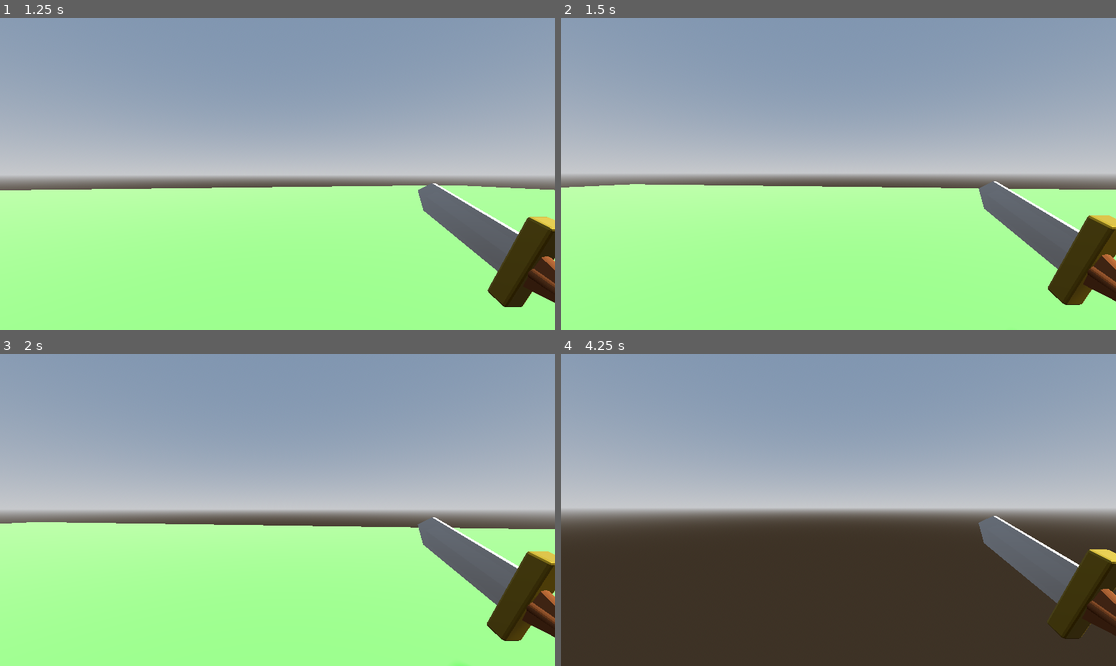
Above: before the commit, frames 1-4 (two rows, left to right).
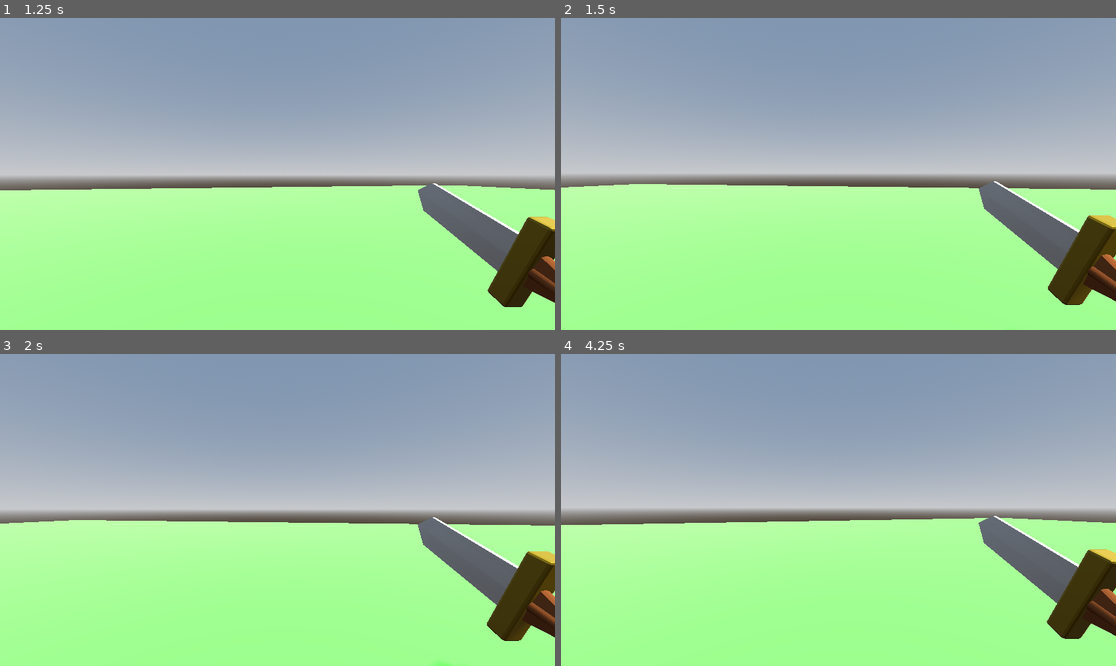
Above: after the commit, the same moments.

Repository: MrDragonMister/Raid_And_Rescue
Game: Godot game, scene res://node.tscn
Same seed, same stepped clock (60 frames per second), same inputs: the game is played once before the commit and once after it.
Inputs (mouse positions are in pixels of both pictures, inside the frame that each line leads up to):
- Up to frame 1 (1.25 s): tap Enter at 0.5 s; move the mouse to (305, 174) at 0.52 s; hold W (move_forwards) from 0.53 s (still down); hold Shift (crouch) from 0.53 s (still down); tap Space (jump) at 0.77 s
- Up to frame 2 (1.5 s): keep holding W (move_forwards); move the mouse to (810, 174) at 1.27 s; release Shift (crouch) at 1.28 s; tap Shift (crouch) at 1.35 s
- Up to frame 3 (2 s): keep holding W (move_forwards); tap Space (jump) at 1.52 s
- Up to frame 4 (4.25 s): keep holding W (move_forwards); move the mouse to (849, 503) at 2.02 s; hold Shift (crouch) 2.03-2.78 s; move the mouse to (832, 516) at 2.77 s; tap Shift (crouch) at 2.85 s; tap Space (jump) at 3.02, 3.77 s; move the mouse to (877, 513) at 3.52 s; hold Shift (crouch) from 3.53 s (still down)

Frame 1 is identical in both runs. In frame 2, less than 0.1% of the frame differs, in the area x 1-96%, y 53-56%; in frame 3, 0.9%; in frame 4, 42%, in the area x 0-100%, y 52-100%.

Commit message:
enemies weer toegevoegd voor testen

Diff:
--- a/enemies.tscn
+++ /dev/null
@@ -1,20 +0,0 @@
-[gd_scene load_steps=4 format=3 uid="uid://isnv30gpxxxa"]
-
-[sub_resource type="BoxMesh" id="BoxMesh_cpjdi"]
-
-[sub_resource type="StandardMaterial3D" id="StandardMaterial3D_8bxh4"]
-albedo_color = Color(1, 0.141176, 0.14902, 1)
-
-[sub_resource type="BoxShape3D" id="BoxShape3D_0kg7j"]
-
-[node name="Enemies" type="Node"]
-
-[node name="Enemy" type="CharacterBody3D" parent="."]
-transform = Transform3D(1, 0, 0, 0, 1, 0, 0, 0, 1, 0, 0, -5)
-
-[node name="MeshInstance3D" type="MeshInstance3D" parent="Enemy"]
-mesh = SubResource("BoxMesh_cpjdi")
-surface_material_override/0 = SubResource("StandardMaterial3D_8bxh4")
-
-[node name="CollisionShape3D" type="CollisionShape3D" parent="Enemy"]
-shape = SubResource("BoxShape3D_0kg7j")
--- a/node.tscn
+++ b/node.tscn
@@ -1,6 +1,7 @@
-[gd_scene load_steps=10 format=4 uid="uid://ddcceg5jprxfy"]
+[gd_scene load_steps=11 format=4 uid="uid://ddcceg5jprxfy"]
 
 [ext_resource type="PackedScene" uid="uid://b5kl60ubdsq4f" path="res://player.tscn" id="1_074d8"]
+[ext_resource type="PackedScene" uid="uid://cny8rnjsf4uw5" path="res://enemy.tscn" id="2_4ll5h"]
 
 [sub_resource type="ProceduralSkyMaterial" id="ProceduralSkyMaterial_ij0ug"]
 sky_horizon_color = Color(0.64625, 0.65575, 0.67075, 1)
@@ -89,6 +90,16 @@
 [node name="Player" parent="." instance=ExtResource("1_074d8")]
 
 [node name="enemies" type="Node3D" parent="."]
+visible = false
+
+[node name="Enemy" parent="enemies" instance=ExtResource("2_4ll5h")]
+transform = Transform3D(1, 0, 0, 0, 1, 0, 0, 0, 1, 0, 0, -5)
+
+[node name="Enemy2" parent="enemies" instance=ExtResource("2_4ll5h")]
+transform = Transform3D(0.728227, 0.685336, 0, -0.685336, 0.728227, 0, 0, 0, 1, 3.132, -0.592, -5)
+
+[node name="Enemy3" parent="enemies" instance=ExtResource("2_4ll5h")]
+transform = Transform3D(1, 0, 0, 0, 1, 0, 0, 0, 1, 1.82971, -0.283652, -4.88856)
 
 [node name="Shortsword" type="MeshInstance3D" parent="."]
 transform = Transform3D(-0.099971, 0.00142997, 0.00193568, 0.00193166, -0.000294028, 0.0999809, 0.00143539, 0.0999894, 0.000266318, 0, 1, 5)
